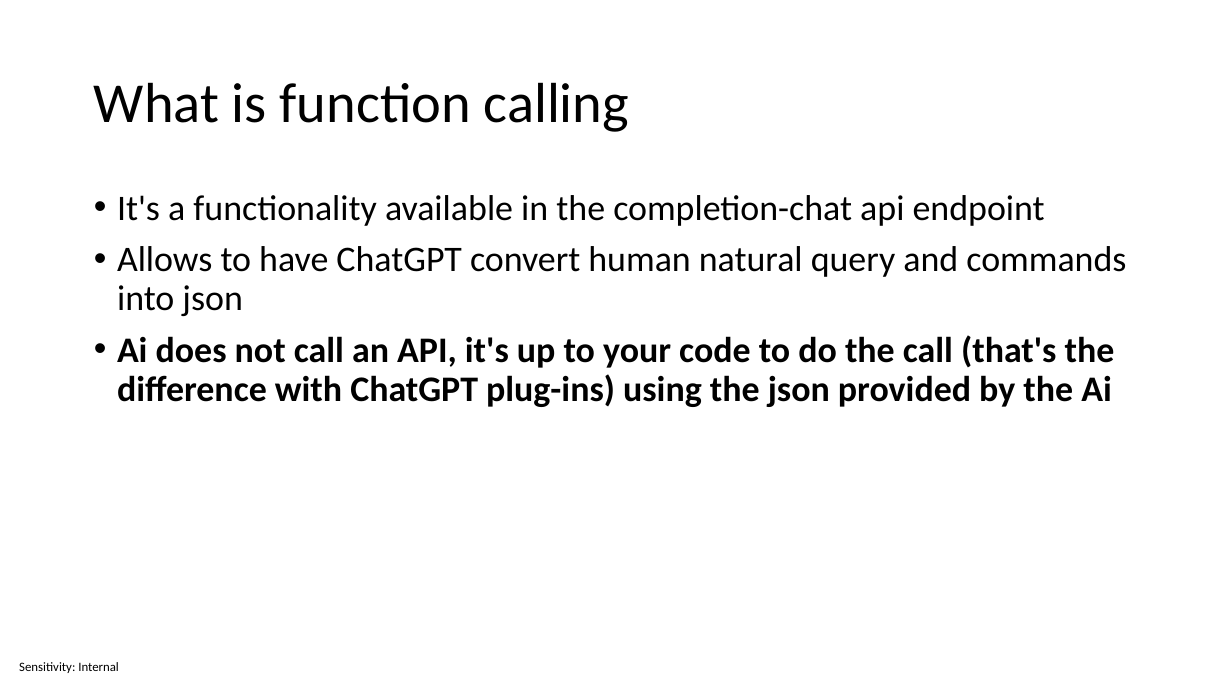
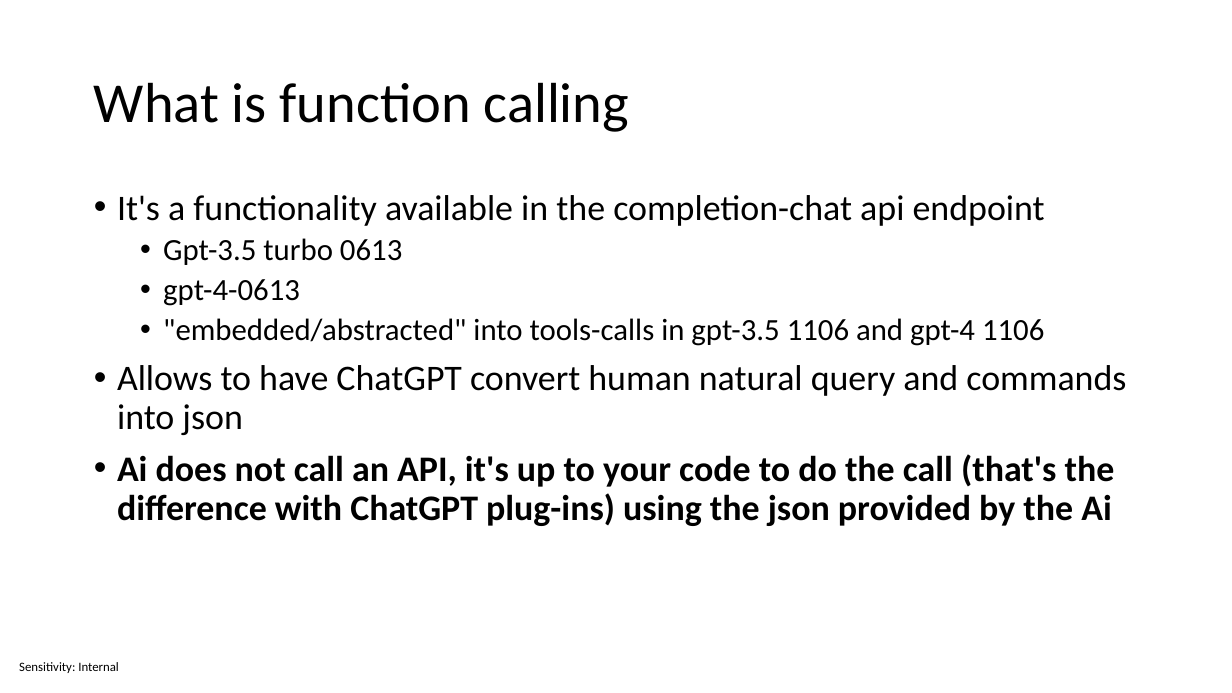
Before and after one commit to sabbadino/function-caling, a slide deck: slide 2 of Function calling.pptx. Drawn at 1232x693 pixels with LibreOffice and Linux fonts; fonts in the diff are those of the drawing. Boxes give left, top, right and bottom in pixels: in the first picture for what was removed or moved away, otherwise in the second. Text is boxed around its words. In the diff, an @@ line names an element or a change of style, - is before the commit and + after.

```diff
--- a/Function calling.pptx
+++ b/Function calling.pptx
@@ text at box(163, 238, 1044, 346): paragraphs added @@
+  • Gpt-3.5 turbo 0613
+  • gpt-4-0613
+  • "embedded/abstracted" into tools-calls in gpt-3.5 1106 and gpt-4 1106
```
Also in this commit, not shown: 4 other slides changed, 4 slides added.
